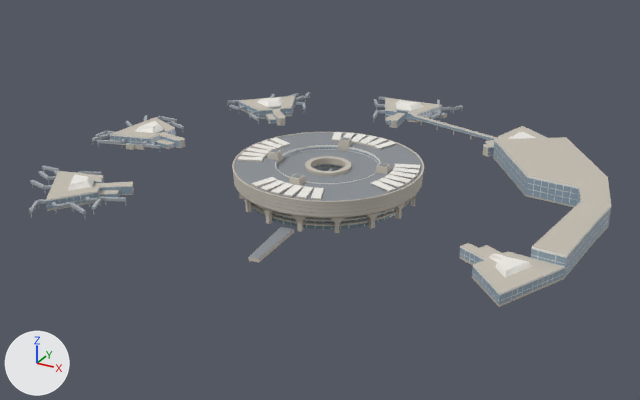
An edit to the glTF model models/paris-cdg-terminal-1.detail.glb, drawn before and after from the same camera.
The view is the same before and after, from a 50 mm camera at (390.0, -726.0, 355.0) aimed at (-22.0, 23.0, -19.0). Every picture has the same lights, and +X, +Y and +Z are marked at lower left. The older version comes first. Vertices at exactly the same position are counted once.

The older version as bpy lines, for what is in view:
```python
me_paris_cdg_terminal_1 = bpy.data.meshes.new('Paris-CDG Terminal 1')
me_paris_cdg_terminal_1.from_pydata(...)  # 10861 vertices, 13724 faces; spans x -293.0..269.0, y -201.0..298.0, z 0.0..41.0
# faces by material slot: [7195, 475, 646, 1977, 3239, 192]
me_paris_cdg_terminal_1.materials.append(mat_cdg_t1_concrete)  # light grey #c5beb3
me_paris_cdg_terminal_1.materials.append(mat_cdg_deck)  # grey #8c9196
me_paris_cdg_terminal_1.materials.append(mat_window)  # greyish blue #8fa5b4
me_paris_cdg_terminal_1.materials.append(mat_cdg_white)  # white #eeede7
me_paris_cdg_terminal_1.materials.append(mat_cdg_metal)  # grey #a5acb1
me_paris_cdg_terminal_1.materials.append(mat_window_2)  # greyish cyan #6f8791
ob_paris_cdg_terminal_1 = bpy.data.objects.new('Paris-CDG Terminal 1', me_paris_cdg_terminal_1)
ob_paris_cdg_terminal_1.location = (0.0, 0.0, 0.0)
```
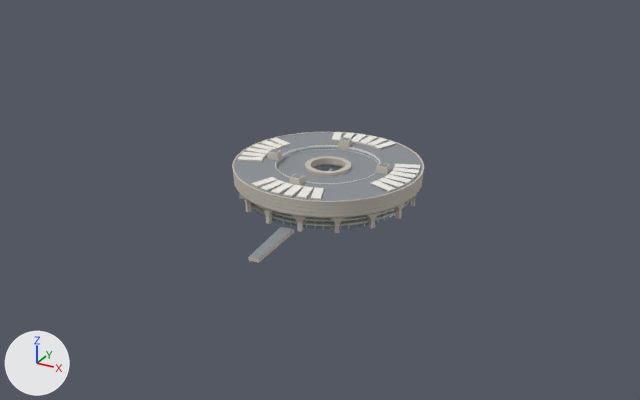
Boxes [x1, y1, x2, y2] around the edits, measured in the pictures (640 x 400 px):
'Paris-CDG Terminal 1', reshaped (67% narrower, 39% shorter): before [29, 92, 611, 307]; after [232, 132, 424, 263]
part 1 of me_paris_cdg_terminal_1, deleted: before [29, 92, 611, 307]

Edits to the bpy script that builds the scene:
```text
Change me_paris_cdg_terminal_1:
    used by ob_paris_cdg_terminal_1; location = (0.0, 0.0, 0.0)
    remove me_paris_cdg_terminal_1.from_pydata(...)  # 10861 vertices, 13724 faces; spans x -293.0..269.0, y -201.0..298.0, z 0.0..41.0
    add me_paris_cdg_terminal_1.from_pydata(...)  # 6042 vertices, 9293 faces; spans x -95.0..95.0, y -159.0..95.0, z 0.0..41.0
    me_paris_cdg_terminal_1 part 1: 721 loose pieces with 4819 vertices, spanning x -293.0..269.0, y -201.0..298.0, z 11.0..32.0, are deleted
```
